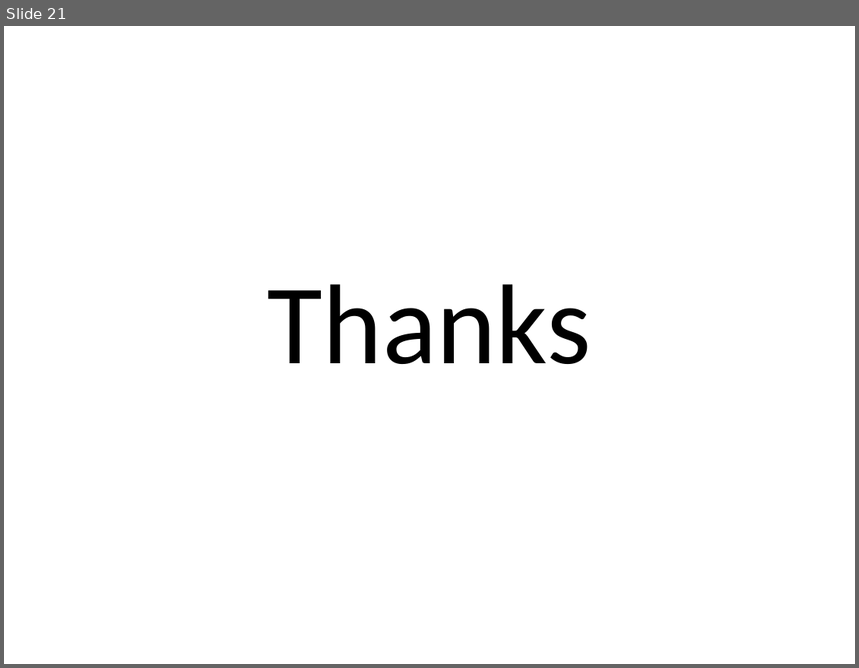
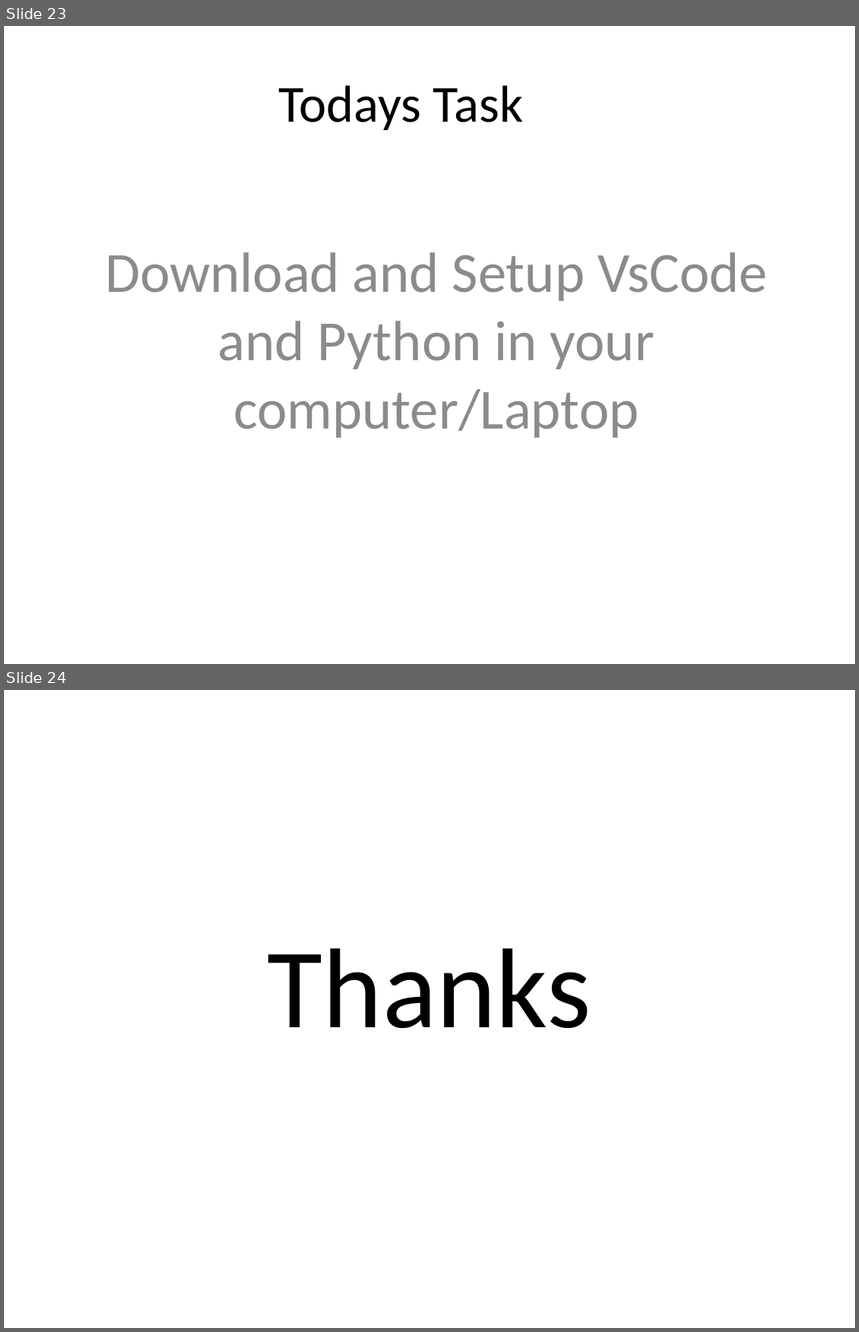
Before and after one commit to Praj-17/Python-Teaching-Slides, a slide deck: PPTs/Class 1.pptx. Shown one above the other, each under a label of ours: slide 21 before the commit, slides 23 and 24 after it. The pictures are 859x668 and 859x1332 pixels, drawn with LibreOffice and Linux fonts; fonts in the diff are those of the drawing. Boxes give left, top, right and bottom in pixels: in the first picture for what was removed or moved away, otherwise in the second. Text is boxed around its words. In the diff, an @@ line names an element or a change of style, - is before the commit and + after.

```diff
--- a/PPTs/Class 1.pptx
+++ b/PPTs/Class 1.pptx
@@ slide 23 added at box(4, 26, 855, 664), background #FFFFFF @@
@@ title added at box(278, 85, 524, 130), 44 pt, text #000000 @@
+Todays Task
@@ subtitle added at box(105, 252, 768, 438), 48 pt, text #8C8C8C @@
+Download and Setup VsCode and Python in your computer/Laptop
@@ what was slide 21 is now slide 24 @@
```
Also in this commit, not shown: 1 slide changed, 2 other slides added.
